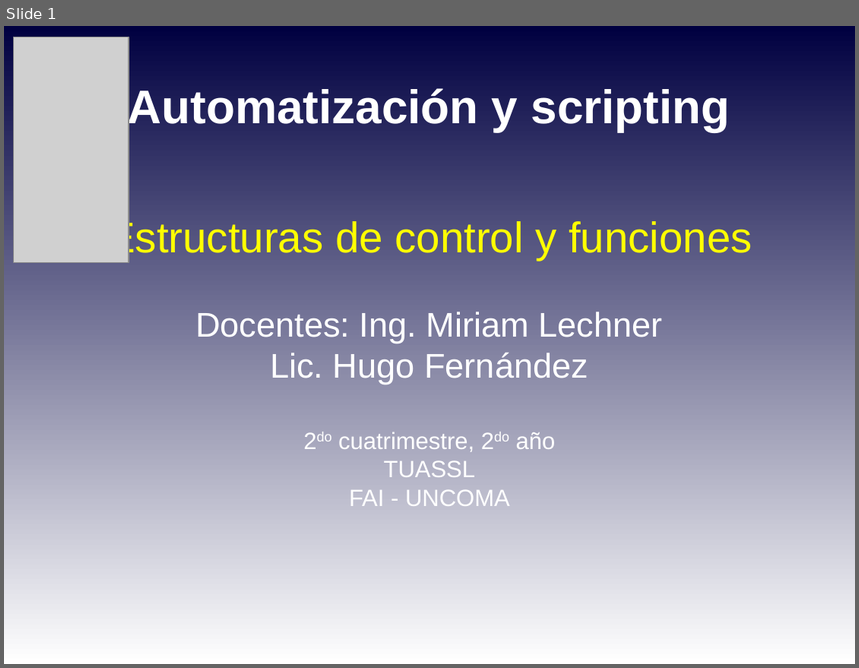
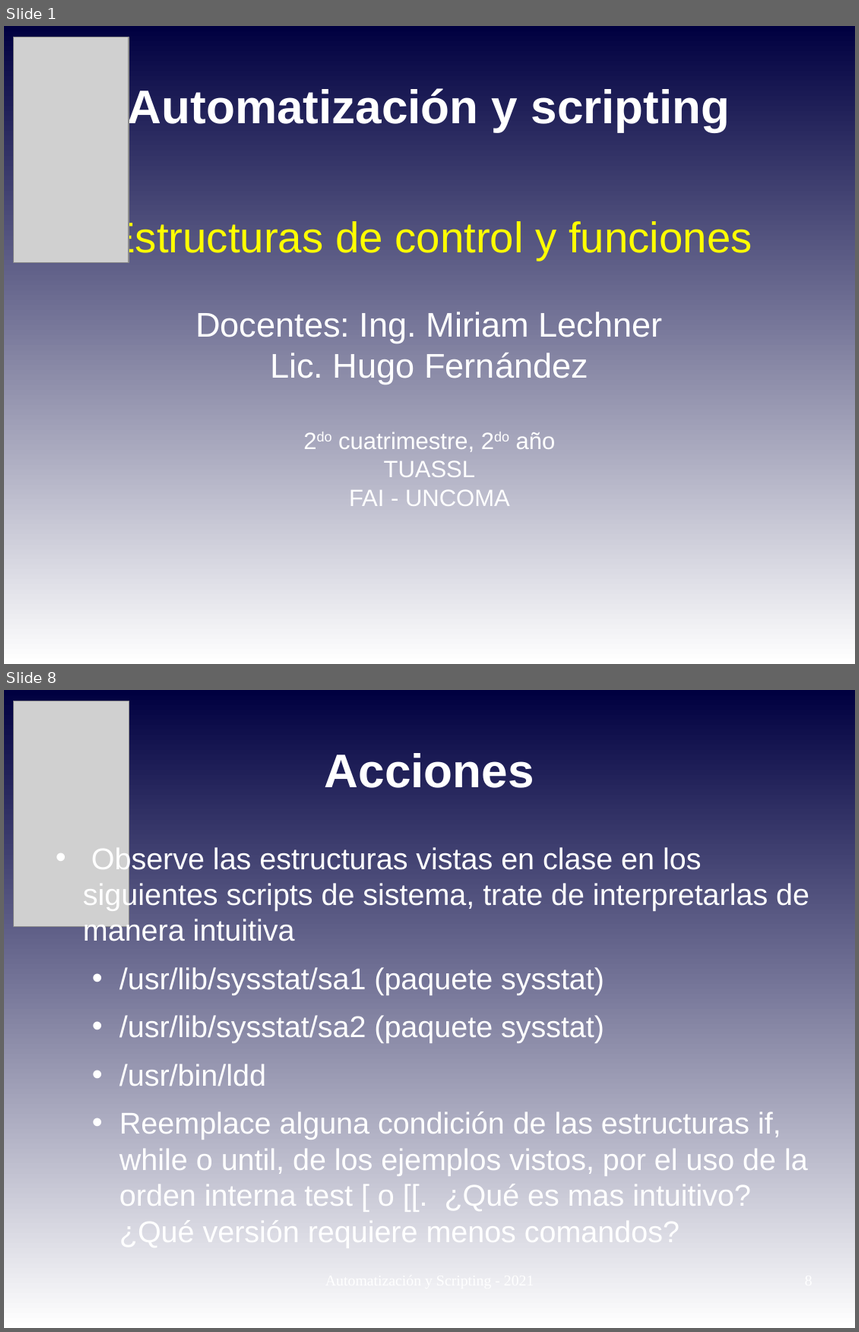
Before and after one commit to niniadcobre/-AutoyScripting, a slide deck: clases/AYS_clase04.odp. Shown one above the other, each under a label of ours: slide 1 before the commit, slides 1 and 8 after it; the slides between them are not shown. The pictures are 859x668 and 859x1332 pixels, drawn with LibreOffice and Linux fonts; fonts in the diff are those of the drawing; grey boxes stand for pictures. Boxes give left, top, right and bottom in pixels: in the first picture for what was removed or moved away, otherwise in the second. Text is boxed around its words. In the diff, an @@ line names an element or a change of style, - is before the commit and + after.

```diff
--- a/clases/AYS_clase04.odp
+++ b/clases/AYS_clase04.odp
@@ slide 8 added at (x1=4, y1=690, x2=855, y2=1328), background gradient #000040 to #FFFFFF @@
@@ picture added at (x1=13, y1=701, x2=129, y2=927) @@
@@ title added at (x1=325, y1=753, x2=534, y2=788), 44 pt, text #FFFFFF, bold @@
+Acciones
@@ text added at (x1=83, y1=845, x2=810, y2=1211), 28 pt, text #FFFFFF @@
+• Observe las estructuras vistas en clase en los siguientes scripts de sistema, trate de interpretarlas de manera intuitiva
+  • /usr/lib/sysstat/sa1 (paquete sysstat)
+  • /usr/lib/sysstat/sa2 (paquete sysstat)
+  • /usr/bin/ldd
+  • Reemplace alguna condición de las estructuras if, while o until, de los ejemplos vistos, por el uso de la orden interna test [ o [[. ¿Qué es mas intuitivo? ¿Qué versión requiere menos comandos?
```
Also in this commit, not shown: 7 slides changed, 4 other files.
